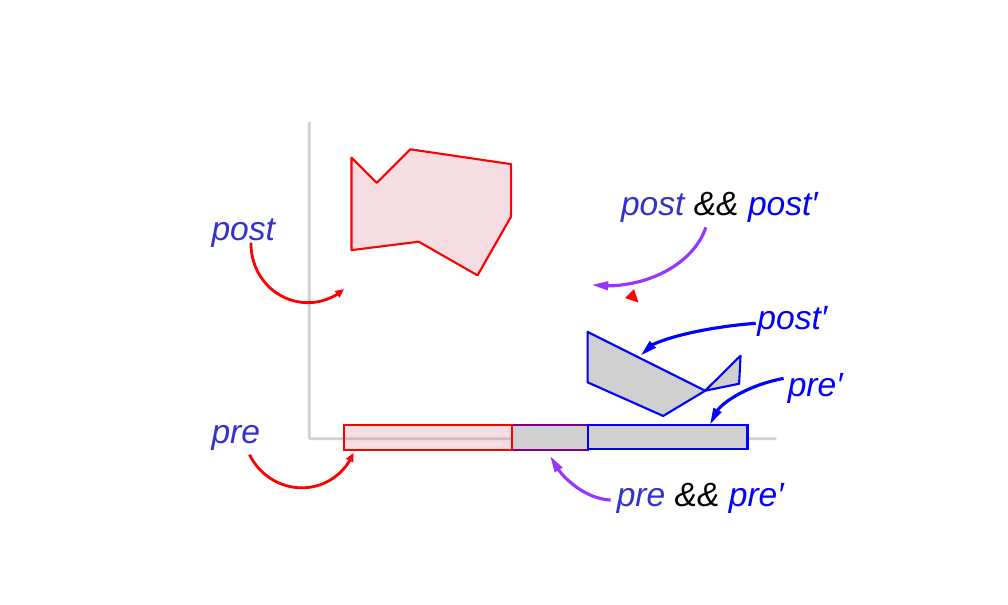
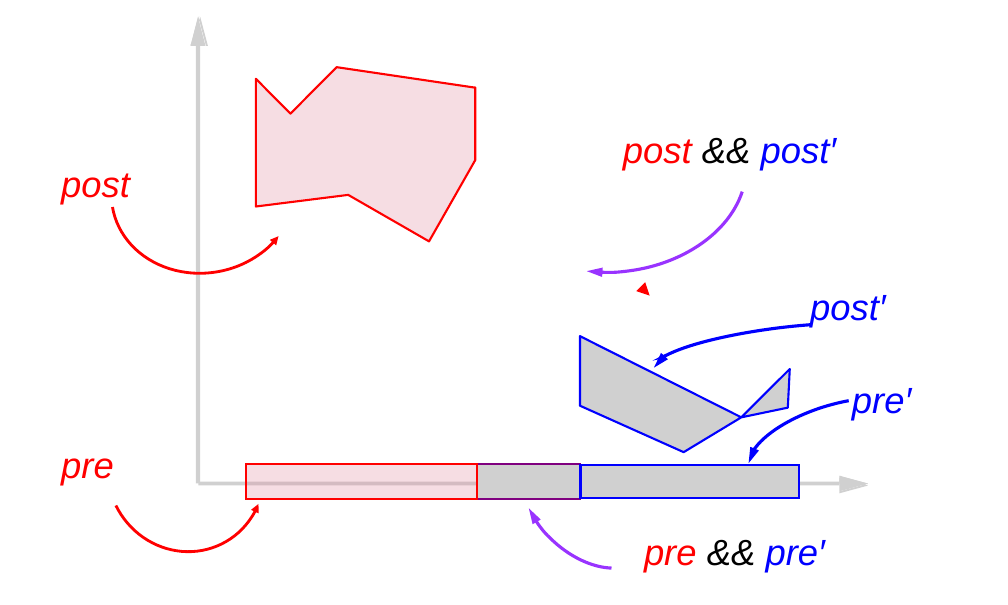
Before and after one commit to kiniry/Mobius, a slide deck: slide 22 of src/escjava/trunk/ESCTools/slides/CAV2007Tutorial/new-diagrams.ppt (slide 21 before the commit). Drawn at 1008x605 pixels with LibreOffice and Linux fonts; fonts in the diff are those of the drawing; grey boxes stand for pictures; background and template pictures are left out. Boxes give left, top, right and bottom in pixels: in the first picture for what was removed or moved away, otherwise in the second. Text is boxed around its words. In the diff, an @@ line names an element or a change of style, - is before the commit and + after.

```diff
--- a/src/escjava/trunk/ESCTools/slides/CAV2007Tutorial/new-diagrams.ppt
+++ b/src/escjava/trunk/ESCTools/slides/CAV2007Tutorial/new-diagrams.ppt
@@ picture added at [191,17,208,46] @@
@@ picture added at [191,17,206,46] @@
@@ picture: place and size @@
-picture at [307,122,310,438]
+picture at [196,45,200,483]
@@ freeform shape: place and size @@
-freeform shape at [352,149,511,275]
+freeform shape at [256,68,476,242]
@@ freeform shape: place and size @@
-freeform shape at [512,135,717,296]
+freeform shape at [476,64,758,288]
@@ freeform shape at [99,96,308,286]: rotation 91 to 80 degrees; outline redrawn @@
@@ text "post && post′": place and size @@
-text "post && post′" at [621,192,818,222]
+text "post && post′" at [623,138,837,170]
@@ text "post && post′" at [623,138,837,170]: size 24 to 26 pt; text colour #3333CC to #FF0000 in "post" @@
@@ text "post" at [61,173,130,205]: size 24 to 26 pt, text colour #3333CC to #FF0000 @@
@@ text "post": place and size @@
-text "post" at [212,218,275,247]
+text "post" at [61,173,130,205]
@@ arrow moved from (638, 302) - (638, 302) to (649, 295) - (649, 295) @@
@@ text "post′": place and size @@
-text "post′" at [757,306,827,336]
+text "post′" at [810,295,886,327]
@@ text "post′" at [810,295,886,327]: size 24 to 26 pt @@
@@ freeform shape: place and size @@
-freeform shape at [640,314,832,373]
+freeform shape at [651,312,914,393]
@@ picture: place and size @@
-picture at [588,332,741,415]
+picture at [580,336,789,452]
@@ freeform shape: place and size @@
-freeform shape at [223,352,377,508]
+freeform shape at [81,364,291,578]
@@ freeform shape: place and size @@
-freeform shape at [702,363,848,455]
+freeform shape at [739,379,939,508]
@@ text "pre′" at [852,388,911,421]: size 24 to 26 pt @@
@@ text "pre′": place and size @@
-text "pre′" at [788,373,843,403]
+text "pre′" at [852,388,911,421]
@@ freeform shape: place and size @@
-freeform shape at [528,390,658,518]
+freeform shape at [498,418,676,593]
@@ text "pre": place and size @@
-text "pre" at [212,425,261,450]
+text "pre" at [61,458,114,485]
@@ text "pre" at [61,458,114,485]: size 24 to 26 pt, text colour #3333CC to #FF0000 @@
@@ rectangle: place and size @@
-rectangle at [345,424,513,450]
+rectangle at [246,464,477,499]
@@ picture: place and size @@
-picture at [309,437,777,440]
+picture at [477,464,581,499]
@@ picture: place and size @@
-picture at [588,425,747,450]
+picture at [581,465,799,498]
@@ picture added at [840,476,868,493] @@
@@ picture added at [840,476,868,491] @@
@@ picture: place and size @@
-picture at [512,424,588,450]
+picture at [199,482,840,486]
@@ text "pre && pre′": place and size @@
-text "pre && pre′" at [617,483,784,513]
+text "pre && pre′" at [644,540,825,573]
@@ text "pre && pre′" at [644,540,825,573]: size 24 to 26 pt; text colour #3333CC to #FF0000 in "pre" @@
```
Also in this commit, not shown: 14 other slides changed, 3 slides added, 1 slide removed, 39 other files.
